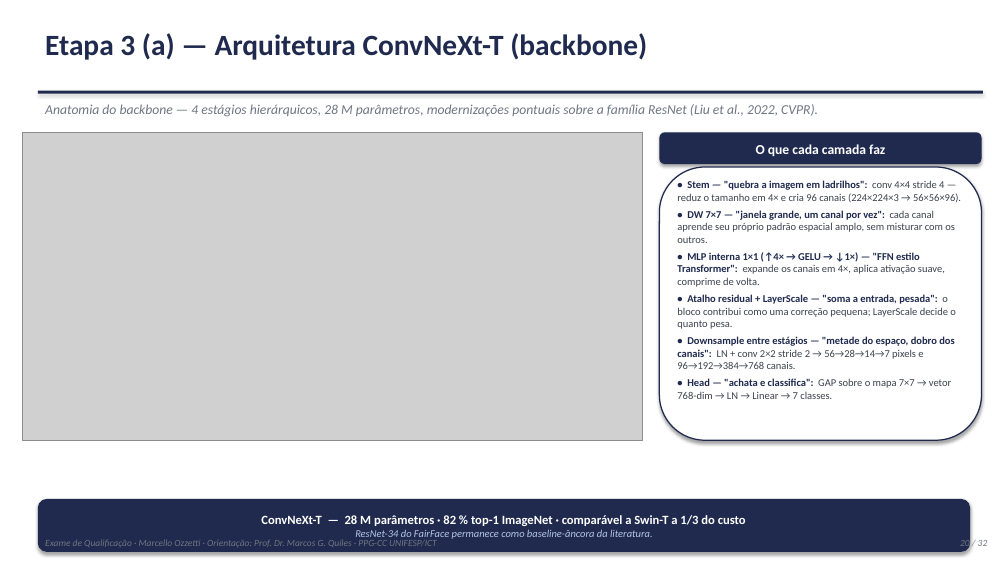
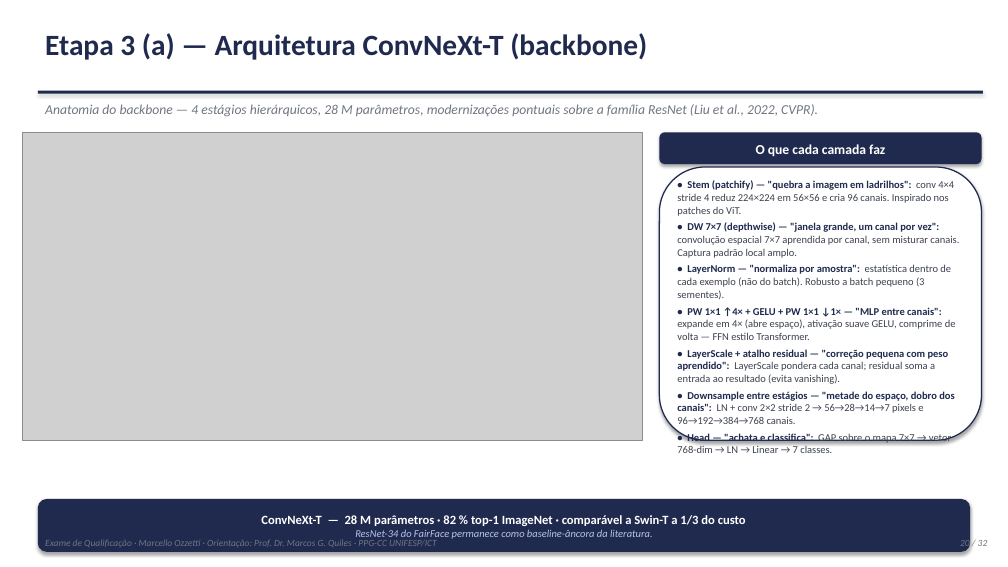
Before and after one commit to marcellozzetti/Facial-Recognition-Models-Mitigating-Bias, a slide deck: slide 20 of docs/ativo/material_qualificacao_2026-10-05.pptx. Drawn at 1008x567 pixels with LibreOffice and Linux fonts; fonts in the diff are those of the drawing; grey boxes stand for pictures. Boxes give left, top, right and bottom in pixels: in the first picture for what was removed or moved away, otherwise in the second. Text is boxed around its words. In the diff, an @@ line names an element or a change of style, - is before the commit and + after.

```diff
--- a/docs/ativo/material_qualificacao_2026-10-05.pptx
+++ b/docs/ativo/material_qualificacao_2026-10-05.pptx
@@ text at [677, 180, 959, 384]: text changed @@
-• Stem — "quebra a imagem em ladrilhos": conv 4×4 stride 4 — reduz o tamanho em 4× e cria 96 canais (224×224×3 → 56×56×96).
-• DW 7×7 — "janela grande, um canal por vez": cada canal aprende seu próprio padrão espacial amplo, sem misturar com os outros.
-• MLP interna 1×1 (↑4× → GELU → ↓1×) — "FFN estilo Transformer": expande os canais em 4×, aplica ativação suave, comprime de volta.
-• Atalho residual + LayerScale — "soma a entrada, pesada": o bloco contribui como uma correção pequena; LayerScale decide o quanto pesa.
+• Stem (patchify) — "quebra a imagem em ladrilhos": conv 4×4 stride 4 reduz 224×224 em 56×56 e cria 96 canais. Inspirado nos patches do ViT.
+• DW 7×7 (depthwise) — "janela grande, um canal por vez": convolução espacial 7×7 aprendida por canal, sem misturar canais. Captura padrão local amplo.
+• LayerNorm — "normaliza por amostra": estatística dentro de cada exemplo (não do batch). Robusto a batch pequeno (3 sementes).
+• PW 1×1 ↑4× + GELU + PW 1×1 ↓1× — "MLP entre canais": expande em 4× (abre espaço), ativação suave GELU, comprime de volta — FFN estilo Transformer.
+• LayerScale + atalho residual — "correção pequena com peso aprendido": LayerScale pondera cada canal; residual soma a entrada ao resultado (evita vanishing).
```
Also in this commit, not shown: 7 other files.
